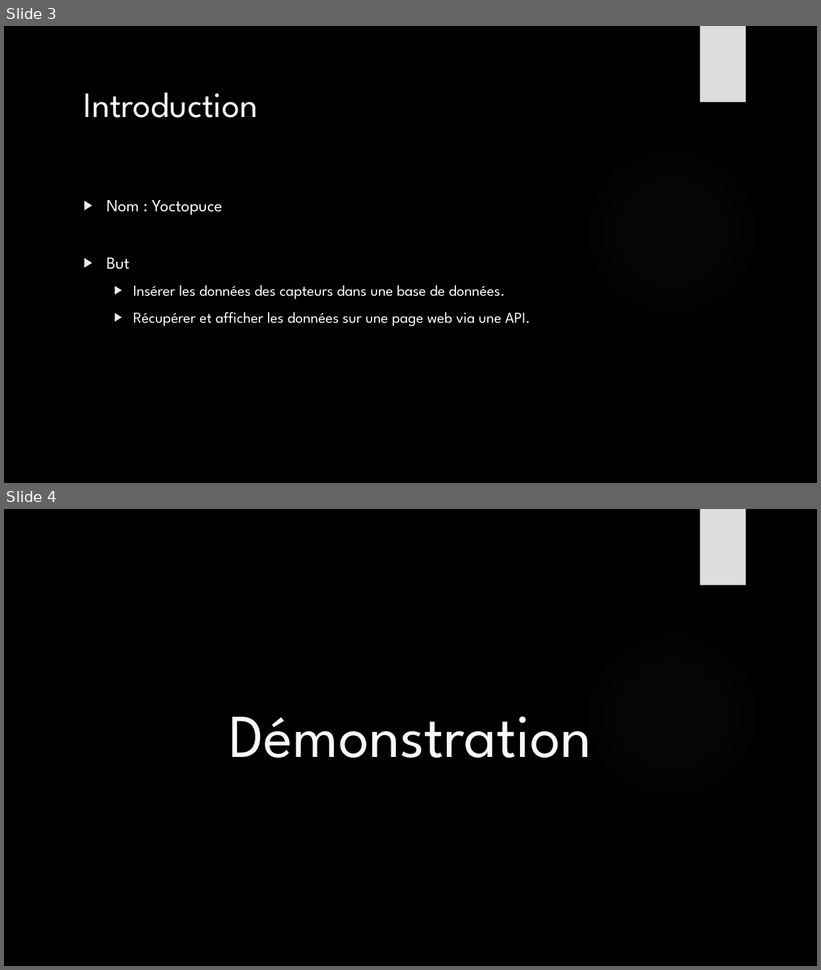
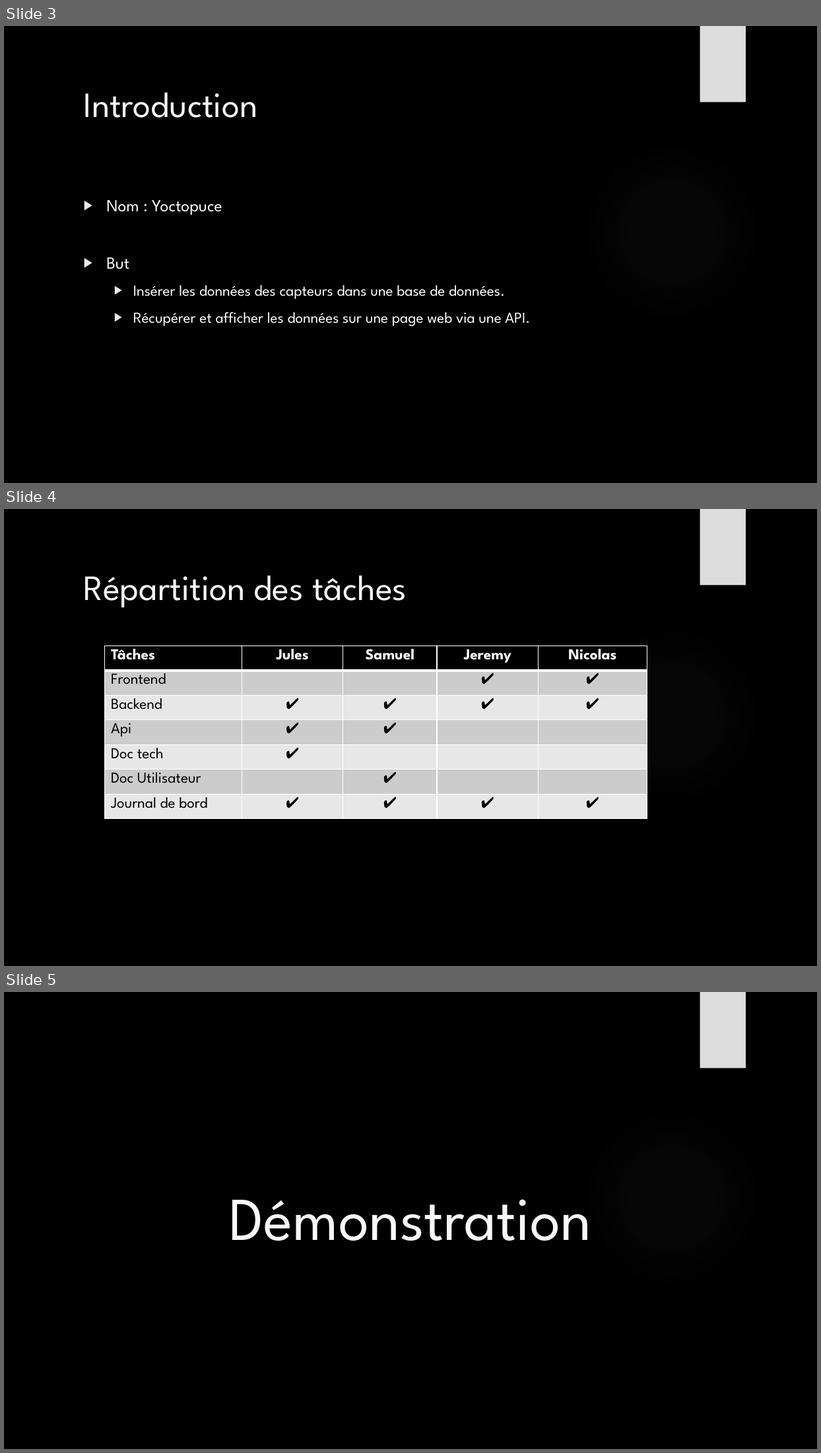
Before and after one commit to julesstahli/Yoctopuce, a slide deck: documentation/Yoctopuce.pptx. Shown one above the other, each under a label of ours: slides 3 and 4 before the commit, slides 3, 4 and 5 after it. The pictures are 821x970 and 821x1453 pixels, drawn with LibreOffice and Linux fonts; fonts in the diff are those of the drawing; background and template pictures are left out. Boxes give left, top, right and bottom in pixels: in the first picture for what was removed or moved away, otherwise in the second. Text is boxed around its words. In the diff, an @@ line names an element or a change of style, - is before the commit and + after.

```diff
--- a/documentation/Yoctopuce.pptx
+++ b/documentation/Yoctopuce.pptx
@@ slide 4 added at (4,509,817,966), background picture (left out); not listed: 2 template elements that a slide beside it also shows @@
@@ title added at (84,576,407,608), 42 pt, text #F8F8F8 @@
+Répartition des tâches
@@ table added at (104,646,648,819), 7 rows, 5 columns @@
+Tâches | Jules | Samuel | Jeremy | Nicolas
+Frontend |  |  | ✔ | ✔
+Backend | ✔ | ✔ | ✔ | ✔
+Api | ✔ | ✔ |  | 
+Doc tech | ✔ |  |  | 
+Doc Utilisateur |  | ✔ |  | 
+Journal de bord | ✔ | ✔ | ✔ | ✔
@@ what was slide 4 is now slide 5 @@
```
Also in this commit, not shown: 3 slides changed.
